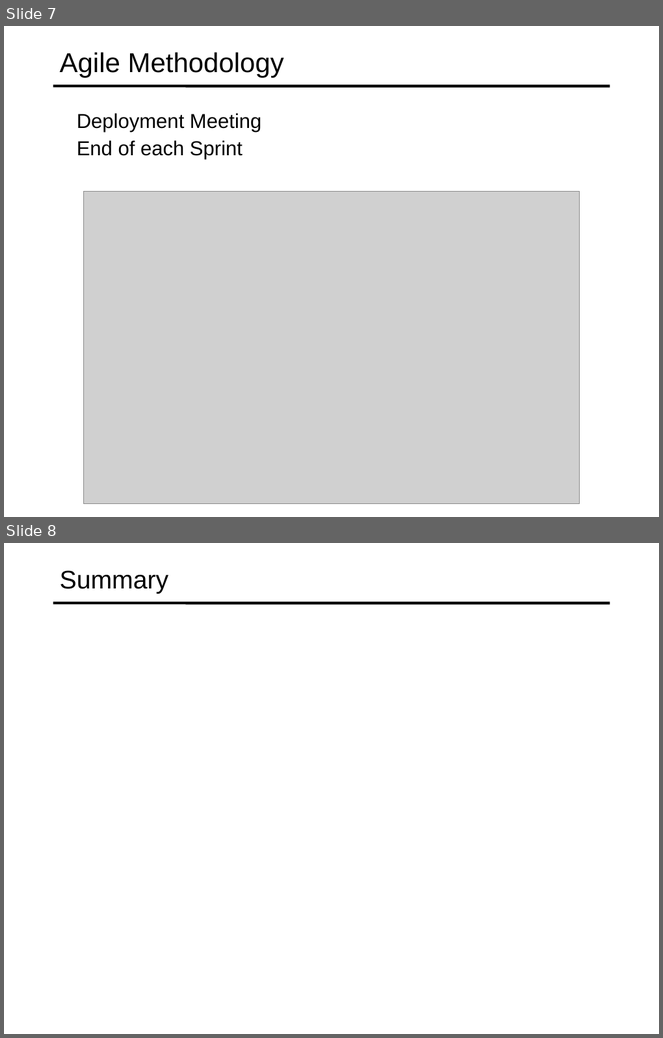
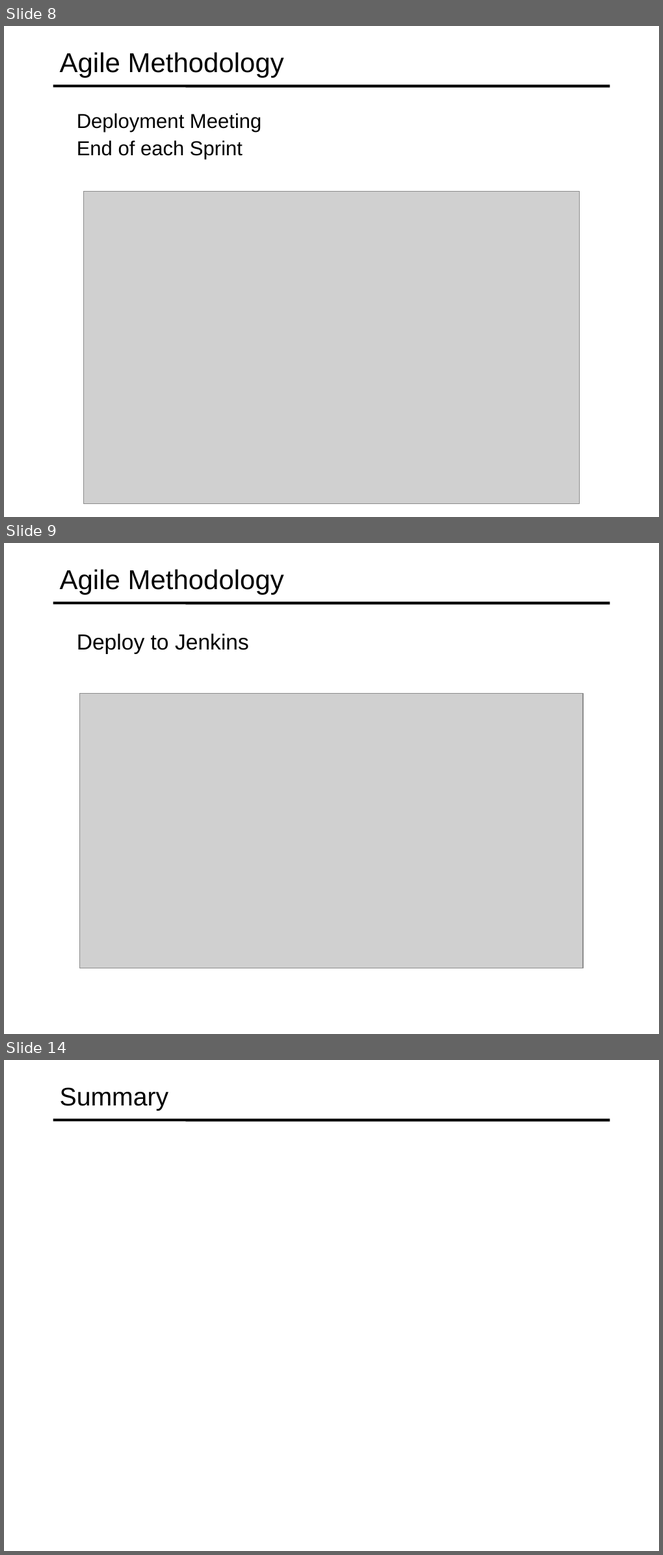
Before and after one commit to specter01wj/Jago_Link_Training, a slide deck: Angular/Interview Lectures/Work Flow/Work Flow.ppt. Shown one above the other, each under a label of ours: slides 7 and 8 before the commit, slides 8, 9 and 14 after it; the slides between them are not shown. The pictures are 663x1038 and 663x1555 pixels, drawn with LibreOffice and Linux fonts; fonts in the diff are those of the drawing; grey boxes stand for pictures. Boxes give left, top, right and bottom in pixels: in the first picture for what was removed or moved away, otherwise in the second. Text is boxed around its words. In the diff, an @@ line names an element or a change of style, - is before the commit and + after.

```diff
--- a/Angular/Interview Lectures/Work Flow/Work Flow.ppt
+++ b/Angular/Interview Lectures/Work Flow/Work Flow.ppt
@@ slide 9 added at (4, 543, 659, 1034), background #FFFFFF; not listed: 1 template element that a slide beside it also shows @@
@@ title added at (60, 569, 284, 594), 30 pt, text #000000 @@
+Agile Methodology
@@ text added at (77, 633, 249, 654), 24 pt, text #000000 @@
+  Deploy to Jenkins
@@ picture added at (80, 694, 583, 969) @@
@@ what was slide 7 is now slide 8 @@
@@ what was slide 8 is now slide 14 @@
```
Also in this commit, not shown: 5 other slides added, 1 other file.
